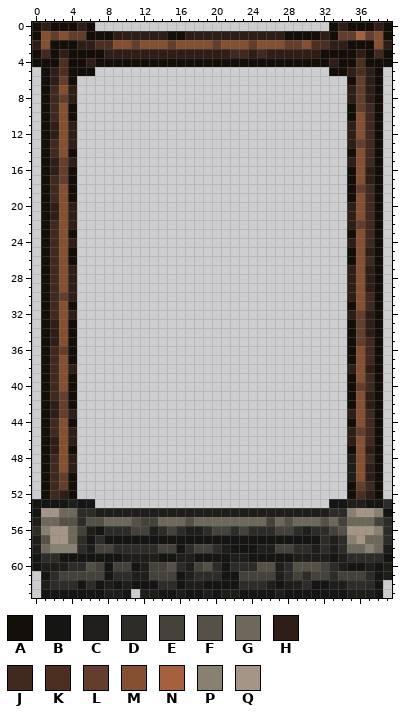
Edited in one commit: pixel-art sprite (content/Entities/Structures/Buildings/Lab/lab.chemical.00.png). Above is the file before it was changed.
The file is 40x64 pixels. Colours within 5 levels of each other are drawn and written as one.
Palette (. is transparent): A #140e08  B #151514  C #1f1e1b  D #2e2c29  E #45423a  F #565146  G #6e685a  H #2f1e17  J #40291f  K #4d2f21  L #643e2d  M #854f32  N #a5613d  P #89816f  Q #a59587
Pixels before (only the part around the change), first column x 0:
 0 AHAAAHA..........................AHAAAH
 1 AMLMLLAAAHHHHHHAAHHHHHHHHHHHAAAAHALLNLM
 2 HMAAAHHKKMMLMMMLMMMMLMMMLMMMLLMKKHHAAAM
 3 AJAHAAAAHHHHHHHHHHHHHHJJHJHHHHHHAAAAHAJ
 4 AAAKAAHAAAAAAAAAAAAAAAAAAAAAAAAAAHAAKAA
 5 .AHKAAA..........................AAHKHA
 6 .AHLA..............................ALHA
 7 .AJMH..............................HLHA
 8 .AJLH..............................HLHA
 9 .AJMA..............................ALJA
10 .AJMA..............................AMJA
11 .AHMH..............................HMJA
12 .AHMH..............................HMJA
13 .AJMH..............................HLJA
14 .AJMA..............................AMJA
15 .AHLH..............................HMJA
16 .AHLA..............................AMHA
17 .AJLA..............................AMHA
18 .AJMA..............................ALJA
19 .AJMA..............................AMJA
20 .AHMH..............................HMJA
21 .AHMH..............................HMJA
22 .AJMH..............................HLJA
23 .AJMA..............................AMJA
24 .AJMH..............................HMJA
25 .AJMA..............................AMHA
26 .AJMA..............................AMJA
27 .AJMH..............................HMHA
28 .AJMH..............................HMHA
29 .AJMH..............................HMHA
30 .AJLH..............................HMJA
31 .AJMA..............................AMJA
32 .AJMH..............................HLHA
33 .AHMA..............................ALHA
34 .AHMA..............................ALHA
35 .AHMA..............................ALJA
36 .AJLA..............................AMJA
37 .AJMA..............................AMJA
38 .AJMH..............................HMHA
39 .AJMA..............................AMJA
40 .AJMA..............................ALJA
41 .AJLA..............................AMHA
42 .AHLA..............................AMHA
43 .AHLH..............................HMJA
44 .AJMA..............................AMJA
45 .AJMH..............................HLJA
46 .AHMH..............................HMJA
47 .AHMA..............................AMHA
48 .AJMH..............................CMJA
49 .AJMH..............................CMHA
50 .AJLA..............................CMHA
51 .AJLA..............................ALJA
52 .AJHA..............................AKHA
53 BBBBCBB..........................BBCCBB
54 BQQGGDDCCCCCCCCCCCCCCCCCCCCCCCCCCDDPQQP
55 CGGFFDFFGGGFEEGGGFGGGGGGGGEGFGGGFGEGGGE
56 DPQQGECBDDDEECDEDCCDEEDEDDDEEDCDDEFQQQP
57 CFQQGDBDBBBBBBBBBBBBBBBBBBBBBBBBDCDPQGG
58 CGPPPDCEEDDDDDEEBDEEDCBBBCCEEDDCDCDGGPG
59 BDDBBBBBBBCCCCBBCCBBBBCCBBBBBCCCCBCDDDD
60 BCCCDDFEBEEBCEEFDCEFDBDDDFFCDFFFEDCBBCB
61 .BDEEEEEBDDCCEEEBCDDDBBEEEECDEDEEDEEEDB
After the commit:
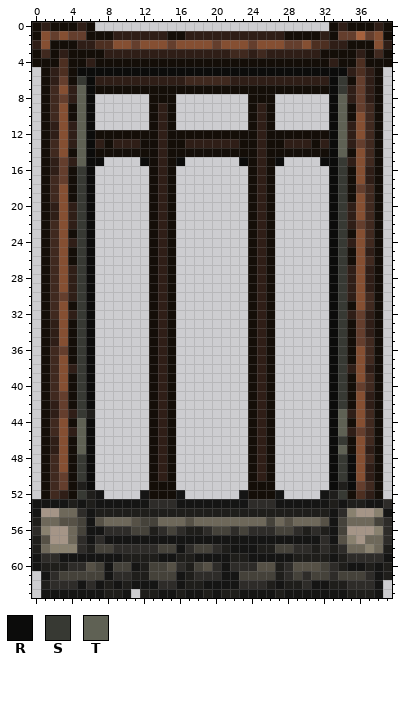
Colours new in this view: R #0c0c0b  S #373933  T #5f6154
The edit:
Colour A now appears in row 7 at x 7 to 32; in row 8 at x 13 to 15 and 24 to 26; in rows 9 to 11 at x 13, 15, 24 and 26; in row 12 at x 7 to 13, 15 to 24 and 26 to 32; in row 13 at x 8, 12 to 13, 15 to 16, 23 to 24, 26 to 27 and 31; in row 14 at x 7 to 13, 15 to 24 and 26 to 32.
Colour A now appears in rows 15 to 50 at x 13, 15, 24 and 26; in rows 51 to 52 at x 13 to 15 and 24 to 26.
The author changed colour H to colour A in row 46 at x 4 and 35; in rows 48 to 49 at x 4.
Colour B now appears in row 52 at x 7, 12, 16, 23, 27 and 32; in row 53 at x 7 to 12, 16 to 23 and 27 to 32.
The author changed colour C to colour B in row 56 at x 6; in row 57 at x 33.
The author changed colour D to colour B in row 54 at x 6 and 33.
The author changed colour E to colour B in row 56 at x 33.
The author changed colour F to colour B in row 55 at x 6.
The author changed colour G to colour B in row 55 at x 33.
Colour C now appears in row 43 at x 6; in row 51 at x 5 and 34; in row 52 at x 6 and 33.
The author changed colour B to colour C in row 53 at x 6 and 33.
The author changed colour D to colour C in row 56 at x 32.
Colour D now appears in row 53 at x 13 to 15 and 24 to 26.
The author changed colour D to colour E in row 55 at x 5.
The author changed colour F to colour E in row 56 at x 34.
The author changed colour D to colour F in row 57 at x 34.
Colour H now appears in row 6 at x 7 to 16 and 22 to 32; in rows 9 to 12 at x 14 and 25; in row 13 at x 7, 9 to 11, 14, 17 to 22, 25, 28 to 30 and 32; in rows 14 to 50 at x 14 and 25.
Colour J now appears in row 6 at x 17 to 21.
Colour R now appears in row 5 at x 7 to 32; in rows 6 to 14 at x 6 and 33; in row 15 at x 6 to 7, 12, 16, 23, 27 and 32 to 33; in rows 16 to 42 at x 6 and 33; in row 43 at x 33; in rows 44 to 51 at x 6 and 33.
The author changed colour A to colour R in row 5 at x 5 to 6 and 33 to 34; in row 51 at x 35.
The author changed colour C to colour R in rows 48 to 50 at x 35.
Colour S now appears in row 6 at x 5 and 34; in row 7 at x 34; in row 15 at x 34; in rows 16 to 42 at x 5 and 34; in row 43 at x 5; in row 46 at x 34.
Colour S now appears in rows 48 to 50 at x 5 and 34; in row 52 at x 5 and 34.
Colour T now appears in row 7 at x 5; in rows 8 to 14 at x 5 and 34; in row 15 at x 5; in row 43 at x 34; in rows 44 to 45 at x 5 and 34; in row 46 at x 5.
Colour T now appears in row 47 at x 5 and 34.
Boxes around the changes in both pictures, in picture pixels (x1, y1, x2, y2):
changed: (68, 67, 356, 544)
